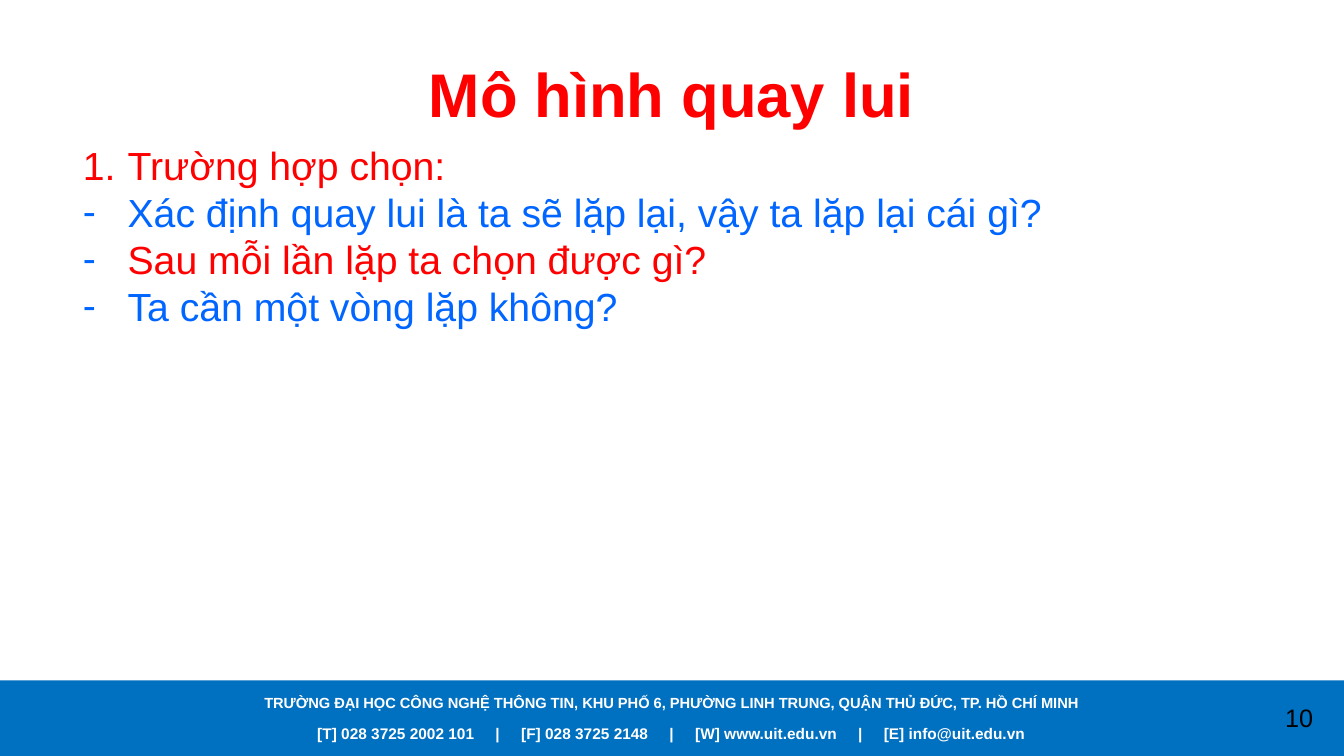
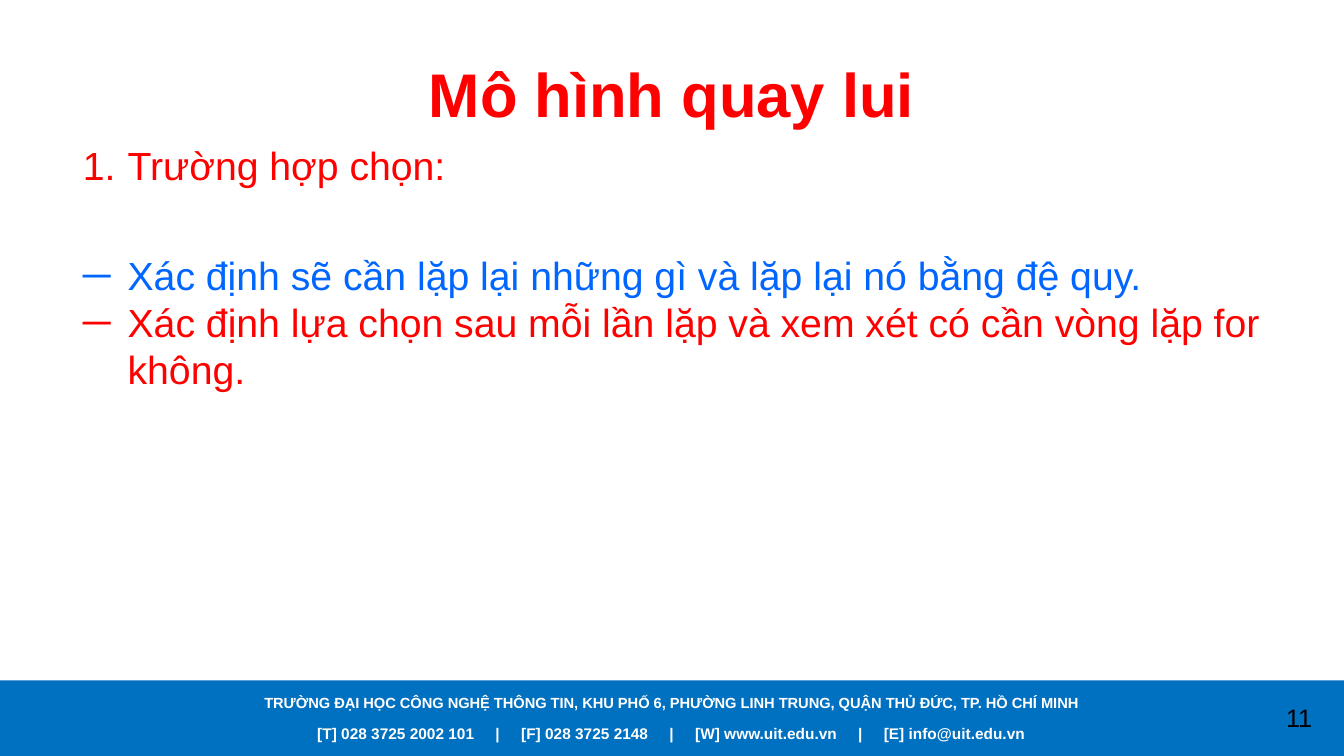
Before and after one commit to caodoanh2001/CS112.L21.KHMT, a slide deck: slide 11 of Seminar/Backtracking.pptx (slide 10 before the commit). Drawn at 1344x756 pixels with LibreOffice and Linux fonts; fonts in the diff are those of the drawing; background and template pictures are left out. Boxes give left, top, right and bottom in pixels: in the first picture for what was removed or moved away, otherwise in the second. Text is boxed around its words. In the diff, an @@ line names an element or a change of style, - is before the commit and + after.

```diff
--- a/Seminar/Backtracking.pptx
+++ b/Seminar/Backtracking.pptx
@@ text at [128, 259, 1260, 392]: text changed; text colour #0066FF to #FF0000 @@
-– Xác định quay lui là ta sẽ lặp lại, vậy ta lặp lại cái gì?
-– Sau mỗi lần lặp ta chọn được gì?
-– Ta cần một vòng lặp không?
+─ Xác định sẽ cần lặp lại những gì và lặp lại nó bằng đệ quy.
+─ Xác định lựa chọn sau mỗi lần lặp và xem xét có cần vòng lặp for không.
@@ page number at [1286, 709, 1312, 727]: text changed @@
-10
+11
```
Also in this commit, not shown: 11 other slides changed, 1 slide added.
